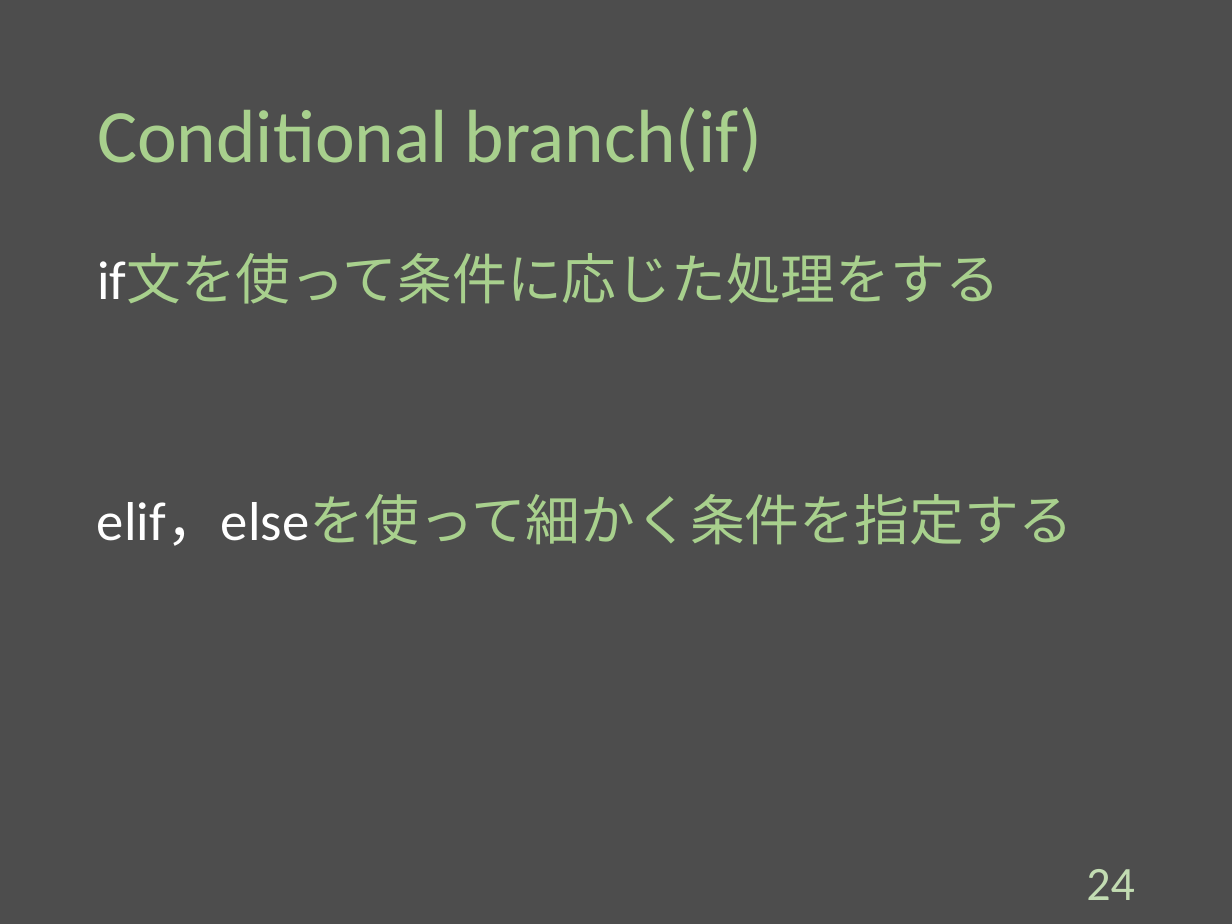
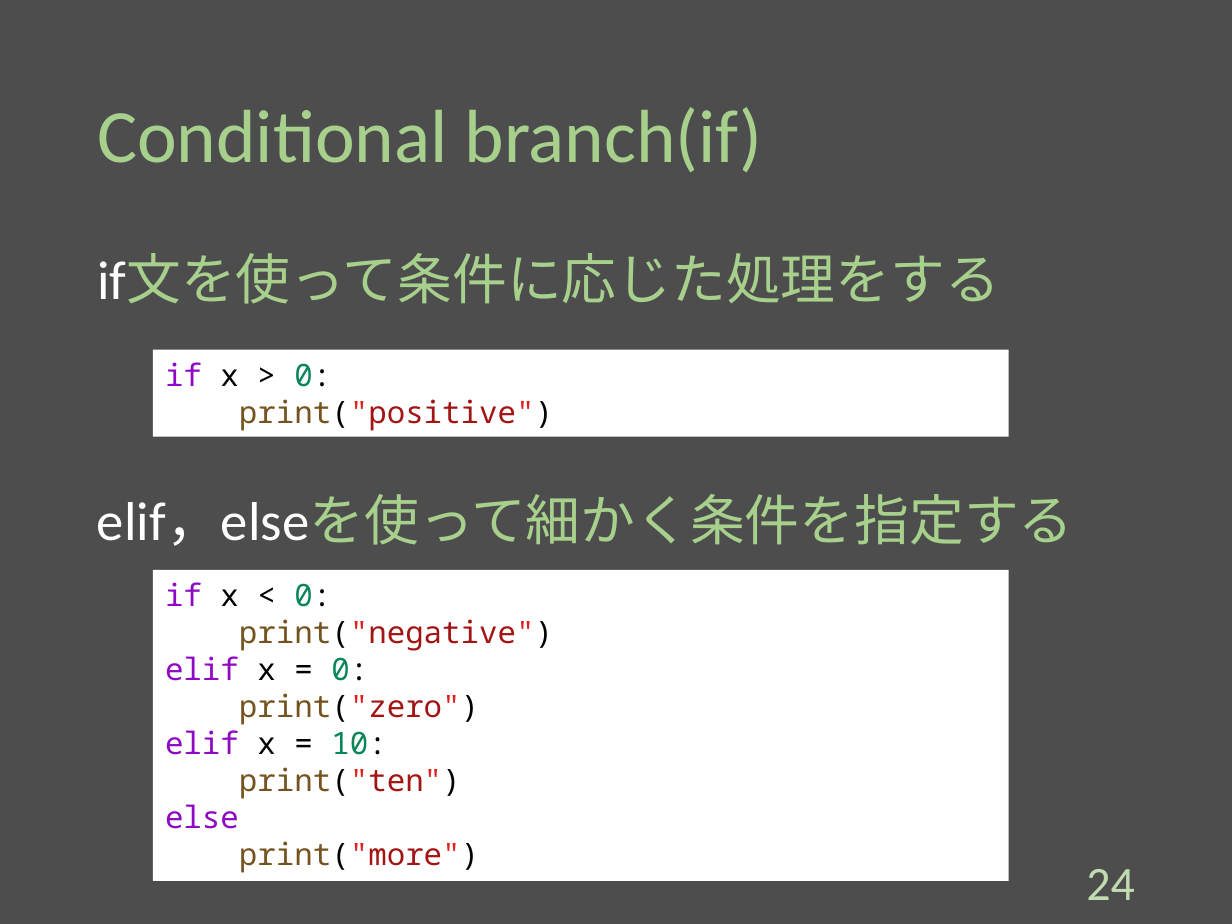
Before and after one commit to Melbeck777/program_seminar, a slide deck: slide 25 of ProgramSlide.pptx. Drawn at 1232x924 pixels with LibreOffice and Linux fonts; fonts in the diff are those of the drawing. Boxes give left, top, right and bottom in pixels: in the first picture for what was removed or moved away, otherwise in the second. Text is boxed around its words. In the diff, an @@ line names an element or a change of style, - is before the commit and + after.

Commit message:
[add]:Write conditional branch and repeat section.

```diff
--- a/ProgramSlide.pptx
+++ b/ProgramSlide.pptx
@@ rectangle added at bbox=[153, 350, 1009, 437], fill #FFFFFF, 18 pt, text #A31515 @@
+if x > 0:
+print("positive")
@@ rectangle added at bbox=[153, 570, 1009, 881], fill #FFFFFF, 18 pt, text #74531F @@
+if x < 0:
+print("negative")
+elif x = 0:
+print("zero")
+elif x = 10:
+print("ten")
+else
+print("more")
```
Also in this commit, not shown: 3 other slides changed, 7 slides added.
